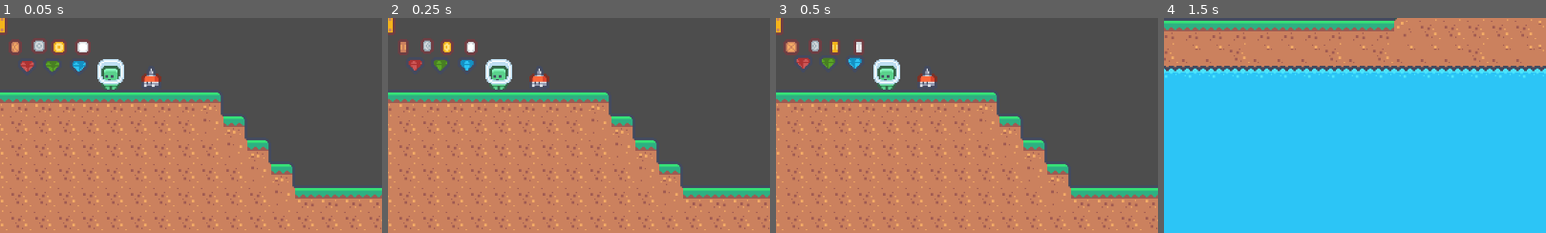
Above: before the commit, frames 1-4 (left to right).
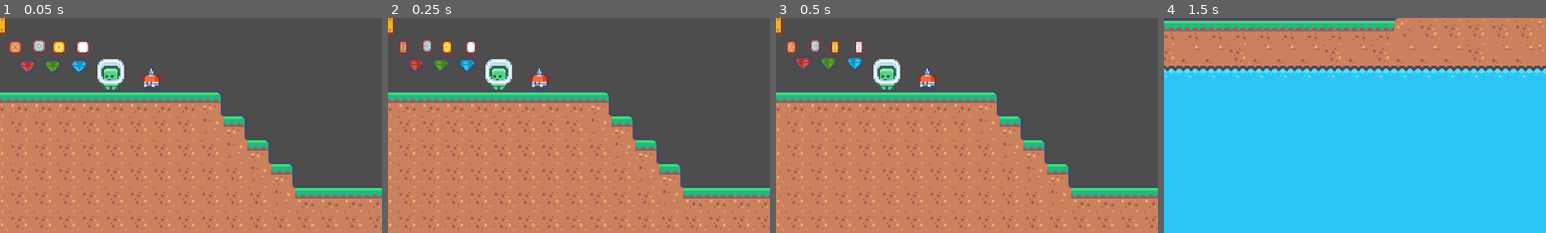
Above: after the commit, the same moments.

Repository: philipheindel/GodotPlatformer
Game: Godot game, scene res://main.tscn
Two runs of this game, one before a commit and one after it. Both use one fixed random seed, a clock stepped at 60 frames per second and the inputs below.
Inputs:
- Up to frame 1 (0.05 s): no input
- Up to frame 2 (0.25 s): no input
- Up to frame 3 (0.5 s): no input
- Up to frame 4 (1.5 s): click "Start" at 0.5 s; tap Enter (ui_accept) at 1.25 s; hold Right (ui_right) from 1.28 s (still down)
The pictures show only the part of the screen within x 36-86%, y 50-100%; the shares and areas given below are measured in that part.

The runs differ from the first frame. In frame 1, 0.1% of the frame differs, in the area x 2-22%, y 9-24%; in frame 2, less than 0.1%; in frame 3, 0.1%, in the area x 2-11%, y 9-18%; in frame 4, nothing differs.

Commit message:
Updated coin, coin_block, and gem to have more concise scripts and have Node2D roots

Diff:
--- a/entities/coin_block/coin_block.gd
+++ b/entities/coin_block/coin_block.gd
@@ -7,35 +7,32 @@
 
 
 var popping: bool = false
-var pop_direction: int = -1
-var max_pop_frames: int = 5
-var pop_frames: int = 0
+var done: bool = false
 
 
-func _physics_process(_delta) -> void:
-	if popped:
-		return
-	if popping:
-		pop_frames += 1
-		position.y = position.y + pop_direction
-		if pop_frames == max_pop_frames and pop_direction > 0:
-			#remove_child($Area2D)
-			popped = true
-			return
-		if pop_frames == max_pop_frames:
-			$Coin_Block/AnimatedSprite2D.animation = "popped"
-			var new_coin: AnimatedSprite2D = load("res://items/coin/coin.tscn").instantiate()
-			new_coin.coin_type = coin_type.to_lower()
-			new_coin.position = Vector2(position.x, position.y - coin_pop_offset)
-			get_tree().get_root().call_deferred("add_child", new_coin)
-			pop_direction = pop_direction * pop_direction
-			pop_frames = 0
+func _ready() -> void:
+	$Coin.update_animation(coin_type.to_lower())
 
 
 func _on_area_2d_body_entered(body) -> void:
-	if popped or popping:
+	if popped or popping or done:
 		# Play "thud" sound
 		return
 	if body.name == "Player":
+		popping = true
 		$AudioStreamPlayer.play()
-		popping = true
+		$AnimationPlayer.play("pop")
+
+
+func _on_animation_player_animation_finished(anim_name: StringName) -> void:
+	if popped:
+		popped = false
+		done = true
+		return
+	if popping:
+		popping = false
+		popped = true
+		$RigidBody2D/AnimatedSprite2D.animation = "popped"
+		$Coin.position = Vector2($RigidBody2D.position.x, $RigidBody2D.position.y - coin_pop_offset)
+		$AnimationPlayer.play_backwards("pop")
+		return
--- a/entities/coin_block/coin_block.tscn
+++ b/entities/coin_block/coin_block.tscn
@@ -1,7 +1,8 @@
-[gd_scene load_steps=11 format=3 uid="uid://qvq28rkkouix"]
+[gd_scene load_steps=12 format=3 uid="uid://qvq28rkkouix"]
 
 [ext_resource type="Script" path="res://entities/coin_block/coin_block.gd" id="1_62pr2"]
 [ext_resource type="Texture2D" uid="uid://vq1npgur3g83" path="res://assets/sprites/level/tilemap_packed_alt.png" id="1_82841"]
+[ext_resource type="PackedScene" uid="uid://uqyuj5qrdujq" path="res://items/coin/coin.tscn" id="2_fkhvp"]
 [ext_resource type="AudioStream" uid="uid://ba0s42ox8f7rb" path="res://assets/audio/impactMetal_light_002.ogg" id="3_01lo2"]
 
 [sub_resource type="AtlasTexture" id="AtlasTexture_nbj16"]
@@ -38,41 +39,43 @@
 size = Vector2(14, 4)
 
 [sub_resource type="Animation" id="Animation_chipy"]
-resource_name = "bounce"
-length = 0.5
+resource_name = "pop"
+length = 0.1
 tracks/0/type = "value"
 tracks/0/imported = false
 tracks/0/enabled = true
-tracks/0/path = NodePath("Coin_Block:position")
+tracks/0/path = NodePath("RigidBody2D:position")
 tracks/0/interp = 1
 tracks/0/loop_wrap = true
 tracks/0/keys = {
-"times": PackedFloat32Array(0, 0.1, 0.2),
-"transitions": PackedFloat32Array(1, 1, 1),
+"times": PackedFloat32Array(0, 0.1),
+"transitions": PackedFloat32Array(1, 1),
 "update": 0,
-"values": [Vector2(0, 0), Vector2(0, -3), Vector2(0, 0)]
+"values": [Vector2(0, 0), Vector2(0, -3)]
 }
 
 [sub_resource type="AnimationLibrary" id="AnimationLibrary_cncj6"]
 _data = {
-"bounce": SubResource("Animation_chipy")
+"pop": SubResource("Animation_chipy")
 }
 
-[node name="Node2D" type="Node2D"]
+[node name="Coin_Block" type="Node2D"]
 script = ExtResource("1_62pr2")
 
-[node name="Coin_Block" type="StaticBody2D" parent="."]
+[node name="Coin" parent="." instance=ExtResource("2_fkhvp")]
 
-[node name="AnimatedSprite2D" type="AnimatedSprite2D" parent="Coin_Block"]
+[node name="RigidBody2D" type="StaticBody2D" parent="."]
+
+[node name="AnimatedSprite2D" type="AnimatedSprite2D" parent="RigidBody2D"]
 sprite_frames = SubResource("SpriteFrames_3dhpc")
 
-[node name="CollisionShape2D" type="CollisionShape2D" parent="Coin_Block"]
+[node name="CollisionShape2D" type="CollisionShape2D" parent="RigidBody2D"]
 position = Vector2(0, -0.5)
 shape = SubResource("RectangleShape2D_npfg7")
 
-[node name="Area2D" type="Area2D" parent="Coin_Block"]
+[node name="Area2D" type="Area2D" parent="RigidBody2D"]
 
-[node name="CollisionShape2D" type="CollisionShape2D" parent="Coin_Block/Area2D"]
+[node name="CollisionShape2D" type="CollisionShape2D" parent="RigidBody2D/Area2D"]
 position = Vector2(0, 8)
 shape = SubResource("RectangleShape2D_46h3k")
 
@@ -85,4 +88,5 @@
 "": SubResource("AnimationLibrary_cncj6")
 }
 
-[connection signal="body_entered" from="Coin_Block/Area2D" to="." method="_on_area_2d_body_entered"]
+[connection signal="body_entered" from="RigidBody2D/Area2D" to="." method="_on_area_2d_body_entered"]
+[connection signal="animation_finished" from="AnimationPlayer" to="." method="_on_animation_player_animation_finished"]
--- a/items/coin/coin.gd
+++ b/items/coin/coin.gd
@@ -1,4 +1,4 @@
-extends AnimatedSprite2D
+extends Node2D
 
 
 @export_enum("Bronze", "Silver", "Gold", "Platinum") var coin_type: String = "Bronze"
@@ -8,8 +8,7 @@
 
 
 func _ready() -> void:
-	animation = coin_type.to_lower()
-	play()
+	$Coin.play(coin_type.to_lower())
 
 
 func _process(delta) -> void:
@@ -23,3 +22,7 @@
 		$AudioStreamPlayer.play()
 		body.add_coin()
 		visible = false
+
+
+func update_animation(coin_type: String) -> void:
+	$Coin.play(coin_type.to_lower())
--- a/items/coin/coin.tscn
+++ b/items/coin/coin.tscn
@@ -142,19 +142,21 @@
 [sub_resource type="CircleShape2D" id="CircleShape2D_vyf4o"]
 radius = 5.0
 
-[node name="Coin" type="AnimatedSprite2D"]
+[node name="Node2D" type="Node2D"]
+script = ExtResource("2_vr5gi")
+
+[node name="Coin" type="AnimatedSprite2D" parent="."]
 sprite_frames = SubResource("SpriteFrames_aix7a")
 animation = &"bronze"
-frame_progress = 0.751208
-script = ExtResource("2_vr5gi")
+frame_progress = 0.448954
 
-[node name="Area2D" type="Area2D" parent="."]
+[node name="Area2D" type="Area2D" parent="Coin"]
 
-[node name="CollisionShape2D" type="CollisionShape2D" parent="Area2D"]
+[node name="CollisionShape2D" type="CollisionShape2D" parent="Coin/Area2D"]
 shape = SubResource("CircleShape2D_vyf4o")
 
 [node name="AudioStreamPlayer" type="AudioStreamPlayer" parent="."]
 stream = ExtResource("3_pmrpu")
 bus = &"Coins"
 
-[connection signal="body_entered" from="Area2D" to="." method="_on_area_2d_body_entered"]
+[connection signal="body_entered" from="Coin/Area2D" to="." method="_on_area_2d_body_entered"]
--- a/items/gem/gem.gd
+++ b/items/gem/gem.gd
@@ -1,33 +1,17 @@
 extends Node2D
 
 
-@export_enum("Red", "Green", "Blue") var coin_type: String = "Blue"
+@export_enum("Red", "Green", "Blue") var gem_type: String = "Blue"
 @export var bounce: bool = true
-@export var bounce_range: int = 2
-@export var speed: float = 0.08
 
 
 var collected: bool = false
-var direction: int = 1
-var bounce_max: int
-var bounce_min: int
 
 
 func _ready() -> void:
-	bounce_max = position.y + bounce_range
-	bounce_min = position.y + (bounce_range * -1)
-	$AnimatedSprite2D.animation = coin_type.to_lower()
-	$AnimationPlayer.play("bounce")
-
-	$AnimatedSprite2D.play()
-
-
-func _physics_process(delta) -> void:
-	if not bounce:
-		return
-	if position.y >= bounce_max or position.y <= bounce_min:
-		direction = direction * -1
-	position.y = position.y + (speed * direction)
+	$AnimatedSprite2D.play(gem_type.to_lower())
+	if bounce:
+		$AnimationPlayer.play("bounce")
 
 
 func _on_area_2d_body_entered(body) -> void:
--- a/items/gem/gem.tscn
+++ b/items/gem/gem.tscn
@@ -196,7 +196,7 @@
 [node name="AnimatedSprite2D" type="AnimatedSprite2D" parent="."]
 sprite_frames = SubResource("SpriteFrames_vlx2j")
 animation = &"blue"
-frame_progress = 0.477424
+frame_progress = 0.0323622
 
 [node name="Area2D" type="Area2D" parent="AnimatedSprite2D"]
 
--- a/main.tscn
+++ b/main.tscn
@@ -65,12 +65,12 @@
 
 [node name="Gem" parent="." instance=ExtResource("7_efooy")]
 position = Vector2(536, 37)
-coin_type = "Red"
+gem_type = "Red"
 bounce = false
 
 [node name="Gem2" parent="." instance=ExtResource("7_efooy")]
 position = Vector2(555, 37)
-coin_type = "Green"
+gem_type = "Green"
 bounce = false
 
 [node name="Gem3" parent="." instance=ExtResource("7_efooy")]
Binary file changed: assets/sprites/entities/items.png
